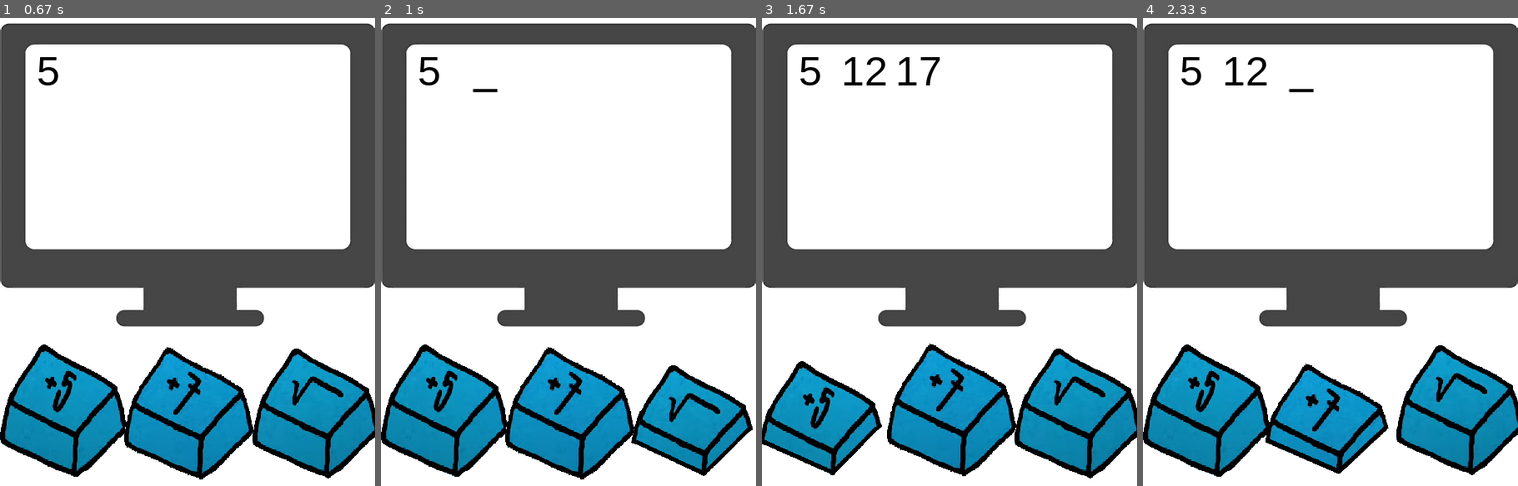
Above: before the commit, frames 1-4 (left to right).
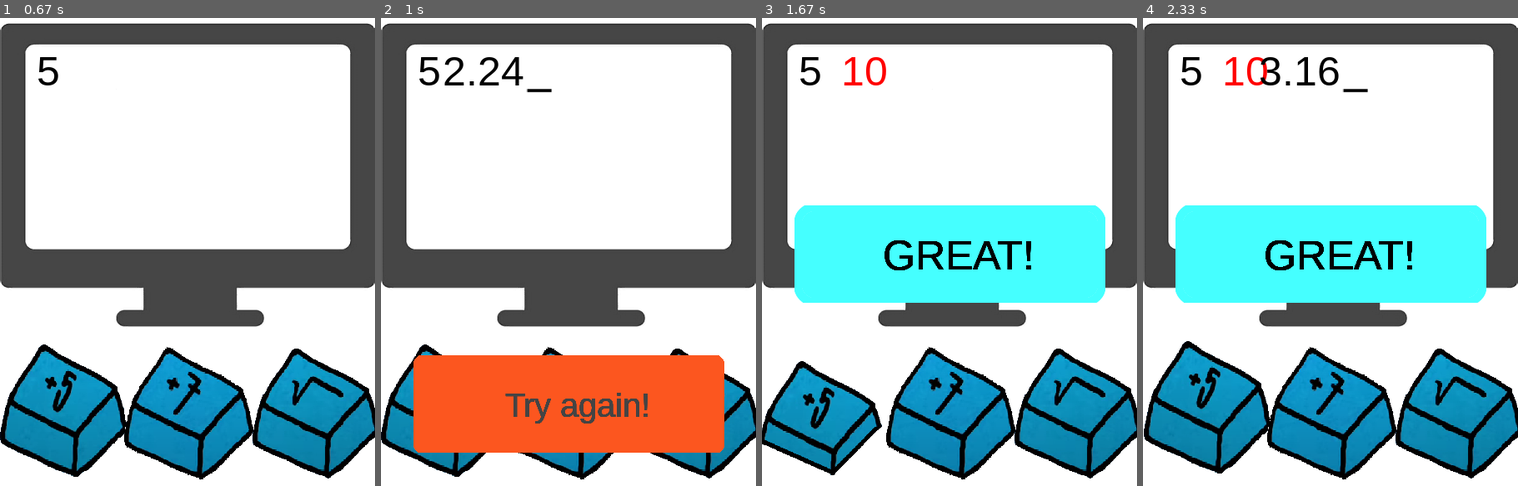
Above: after the commit, the same moments.

Repository: EasonChen11/escape_room_pygame
Game: pygame game, started from main.py
Two runs of this game, one before a commit and one after it. Both use one fixed random seed, a clock stepped at 60 frames per second and the inputs below.
Inputs (mouse positions are in pixels of both pictures, inside the frame that each line leads up to):
- Up to frame 1 (0.67 s): no input
- Up to frame 2 (1 s): press the mouse at (696, 411) at 0.87 s; move the mouse to (606, 340) at 0.97 s
- Up to frame 3 (1.67 s): release the mouse at (900, 270) at 1.1 s; press the mouse at (949, 401) at 1.2 s; move the mouse to (979, 284) at 1.3 s; release the mouse at (1009, 167) at 1.43 s; press the mouse at (822, 411) at 1.53 s; move the mouse to (822, 298) at 1.63 s
- Up to frame 4 (2.33 s): release the mouse at (1203, 191) at 1.77 s; press the mouse at (1458, 411) at 1.87 s; move the mouse to (1341, 364) at 1.97 s; release the mouse at (1225, 317) at 2.1 s; press the mouse at (1330, 401) at 2.2 s; move the mouse to (1319, 266) at 2.3 s

Frame 1 is identical in both runs. In frame 2, 19% of the frame differs, in the area x 8-100%, y 8-99%; in frame 3, 20%; in frame 4, 26%, in the area x 0-100%, y 8-99%.

Commit message:
Try again button

Diff:
--- a/main.py
+++ b/main.py
@@ -17,7 +17,7 @@
 # 視窗大小
 screen = pygame.display.set_mode((WIDTH, HEIGHT))
 pygame.display.set_caption("escape room")    # 視窗標題
-
+all_sprites = pygame.sprite.Group()
 
 # 背景音樂
 pygame.mixer.init()
@@ -26,7 +26,8 @@
 
 # 載入圖片 convert 轉成pygame 易讀檔案
 background = pygame.image.load("./img/background450.png").convert()
-text_background = pygame.image.load("./img/Great.png").convert()
+great_background = pygame.image.load("./img/Great.png").convert()
+try_again_background = pygame.image.load("./img/try_again.png").convert()
 button_line_image = []
 for i in range(1, 3):
     Bottom_Line_Image = pygame.image.load(f"./img/bottom_line_{i}.png").convert()
@@ -55,7 +56,7 @@
         self.sensor_rect.center = center
         self.last_update = pygame.time.get_ticks()
         self.frame_rate = 5000
-        self.keydown = True
+        self.keydown = False
         self.downy = 4
         self.downx = 1
 
@@ -66,6 +67,7 @@
         else:
             if self.sensor_rect.collidepoint(mouse_press):
                 if pygame.mouse.get_pressed()[0]:
+                    self.keydown = True
                     global running
                     self.last_update = pygame.time.get_ticks()
                     self.click = True
@@ -88,6 +90,7 @@
                         running = False
                     if ans_list[-1] > 50:
                         running = False
+
     def animationOfButton(self):
         now = pygame.time.get_ticks()
         if now - self.last_update > self.frame:     # 瞬間當下時間 跟 創建時間差 到換圖時間(ex.時間差到50ms時換下張圖)
@@ -121,6 +124,7 @@
                         self.keydown = True
                         self.click = False
 
+
 class list_TEXT:
 
     def __init__(self):
@@ -187,26 +191,62 @@
         pygame.sprite.Sprite.__init__(self)
         self.last_update = pygame.time.get_ticks()
         self.show_time = 1000
-        self.image = text_background
+        self.image = great_background
         self.image.set_colorkey(WHITE)
         self.rect = self.image.get_rect()
-        self.rect.center = (WIDTH/2-13, HEIGHT/2+20)
+        self.rect.center = (WIDTH/2, HEIGHT/2+20)
+        self.now = pygame.time.get_ticks()
+        self.text = f"GREAT!"
+        self.size = 50
+        self.color = BLACK
 
     def update(self):
         self.now = pygame.time.get_ticks()
         if self.now - self.last_update < self.show_time:
             self.now = pygame.time.get_ticks()
-            self.draw(self.image, f"GREAT!", 50, BLACK, self.rect.width/2+10, self.rect.height/2-30)
+            self.draw(self.rect.width/2+10, self.rect.height/2)
         else:
             self.kill()
 
-    def draw(self, surface, text, size, color, x, y):
-        font = pygame.font.Font(font_name, size)  # 給定字型和大小# font:字型 render:使成為
-        self.text_surface = font.render(text, True, color)  # 製造文字平面(文字,Anti-aliasing{抗鋸齒文字},字體顏色)
-        self.text_rect = self.text_surface.get_rect()
-        self.text_rect.centerx = x
-        self.text_rect.centery = y
-        surface.blit(self.text_surface, self.text_rect)
+    def draw(self, x, y):
+        font = pygame.font.Font(font_name, self.size)  # 給定字型和大小# font:字型 render:使成為
+        text_surface = font.render(self.text, True, self.color)  # 製造文字平面(文字,Anti-aliasing{抗鋸齒文字},字體顏色)
+        text_rect = text_surface.get_rect()
+        text_rect.centerx = x
+        text_rect.centery = y
+        self.image.blit(text_surface, text_rect)
+
+
+class TryAgain(pygame.sprite.Sprite):
+
+    def __init__(self):
+        pygame.sprite.Sprite.__init__(self)
+        self.last_update = pygame.time.get_ticks()
+        # self.sensor_rect = pygame.Rect(center, (120, 110))
+        self.image = try_again_background
+        self.image.set_colorkey(WHITE)
+        self.rect = self.image.get_rect()
+        self.rect.center = (WIDTH/2, HEIGHT/2+200)
+        self.text = f"Try again!"
+        self.size = 40
+        self.color = (68, 68, 68)
+        self.show = True
+
+    def update(self):
+        if self.show:
+            self.draw(self.rect.width / 2 + 10, self.rect.height / 2)
+            # screen.blit(self.image, self.rect.center)
+        else:
+            self.kill()
+
+    def draw(self, x, y):
+        font = pygame.font.Font(font_name, self.size)  # 給定字型和大小# font:字型 render:使成為
+        text_surface = font.render(self.text, True, self.color)  # 製造文字平面(文字,Anti-aliasing{抗鋸齒文字},字體顏色)
+        text_rect = text_surface.get_rect()
+        text_rect.centerx = x
+        text_rect.centery = y
+        self.image.blit(text_surface, text_rect)
+
 
 font_name = pygame.font.match_font('arial')  # 取的字型
 
@@ -219,67 +259,73 @@
     text_rect.centery = y
     surface.blit(text_surface, text_rect)
 
+# def initial_game():
+
+def try_again_func():
+    try_again = TryAgain()
+    all_sprites.add(try_again)
+    while try_again.show:
+        for event in pygame.event.get():     # 回傳所有動作
+            if event.type == pygame.MOUSEBUTTONDOWN:    # 如果按下X ,pygame.QUIT 是按下X後的型態
+                mouse_pos = pygame.mouse.get_pos()
+                if try_again.rect.collidepoint(mouse_pos) and pygame.mouse.get_pressed()[0]:
+                    try_again.show = False             # 跳出迴圈
+        screen.fill(WHITE)
+        screen.blit(background, (0, 0))  # blit(畫) 第一個是圖片，第二個是位置
+        locate_text.reset()
+        for i in ans_list:
+            if i in need_list[0:index+1:]:
+                locate_text.draw(screen, f"{i}", 50, RED)
+            else:
+                locate_text.draw(screen, f"{i}", 50, BLACK)
+            locate_text.update()
+            if locate_text.length > 5:
+                locate_text.change_line()
+        try_again.update()
+        all_sprites.draw(screen)
+        pygame.display.update()
+    time.sleep(0.2)
+
+
+
 # 取的時間物件
-
-
-all_sprites = pygame.sprite.Group()
-add5 = button((image_scale / 2 - 16, HEIGHT - image_scale / 2), 5)
-all_sprites.add(add5)
-add7 = button((WIDTH / 2 + 4, HEIGHT - image_scale / 2), 7)
-all_sprites.add(add7)
-Sqrt = button((WIDTH - image_scale / 2 + 17, HEIGHT - image_scale / 2), 'sqrt')
-all_sprites.add(Sqrt)
 clock = pygame.time.Clock()
 
-need_list = [2, 10, 14]
+need_list = [10, 10, 14]
 game = True
+running = True
 while game:
+    # initial_game()
+    # set origin
+    index = 0
     ans_list = [5]
     check_list = {5: True}
-    index = 0
-    locate_text = list_TEXT()
+    # create sprites
+    add5 = button((image_scale / 2 - 16, HEIGHT - image_scale / 2), 5)
+    all_sprites.add(add5)
+    add7 = button((WIDTH / 2 + 4, HEIGHT - image_scale / 2), 7)
+    all_sprites.add(add7)
+    Sqrt = button((WIDTH - image_scale / 2 + 17, HEIGHT - image_scale / 2), 'sqrt')
+    all_sprites.add(Sqrt)
     bottom_line = BottomLine()
     all_sprites.add(bottom_line)
-    for event in pygame.event.get():  # 回傳所有動作
-        if event.type == pygame.QUIT:  # 如果按下X ,pygame.QUIT 是按下X後的型態
-            game = False  # 跳出迴圈
+    locate_text = list_TEXT()
+
+    # for event in pygame.event.get():  # 回傳所有動作
+    #     if event.type == pygame.MOUSEBUTTONUP:  # 如果按下X ,pygame.QUIT 是按下X後的型態
+    running = True
+
     # 遊戲迴圈
-    running = True
     while running and index < 3:
+        screen.fill(WHITE)
+
         clock.tick(FPS)                     # 一秒最多刷新FPS次(1秒跑最多幾次while)
         # 取得輸入
         for event in pygame.event.get():     # 回傳所有動作
             if event.type == pygame.QUIT:    # 如果按下X ,pygame.QUIT 是按下X後的型態
                 running = False             # 跳出迴圈
-            # elif event.type == pygame.KEYDOWN:
-                # if event.key == pygame.K_5:
-                # if event.key == pygame.K_7:
-                #     if check_list.get(ans_list[-1]):
-                #         running = False
-                #     else:
-                #         check_list[ans_list[-1]] = True
-                # if event.key == pygame.K_s:
-                #     append_number = round(sqrt(ans_list[-1]), 2)  # round 四捨五入到小數兩位
-                #     if check_list.get(ans_list[-1]):
-                #         running = False
-                #     else:
-                #         check_list[ans_list[-1]] = True
-        # 檢查條件
-        # if ans_list[-1]-int(ans_list[-1]) != 0:
-        #     running = False
-        # if ans_list[-1] > 50:
-        #     running = False
-
         # 更新顯示
-        screen.fill(WHITE)
         screen.blit(background, (0, 0))     # blit(畫) 第一個是圖片，第二個是位置
-        # 更新button
-        # if not keydown_add5:
-        #     screen.blit(button_image[5][0], (-15, HEIGHT-image_scale))
-        # if not keydown_add7:
-        #     screen.blit(button_image[7][0], (145, HEIGHT - image_scale))
-        # if not keydown_sqrt:
-        #     screen.blit(button_image['sqrt'][0], (290, HEIGHT-image_scale))
         all_sprites.update()
         locate_text.reset()
         for i in ans_list:
@@ -298,7 +344,13 @@
             all_sprites.add(great)
         all_sprites.draw(screen)
         pygame.display.update()                      # 更新畫面=pygame.display.flip()更新全部，update可以有參數
+    try_again_func()
+    # reset all sprites
+    add5.kill()
+    add7.kill()
+    Sqrt.kill()
     bottom_line.kill()
+
 end = False
 while end:
     for event in pygame.event.get():     # 回傳所有動作
Binary file changed: img/Great.png
Binary file added: img/try_again.png
